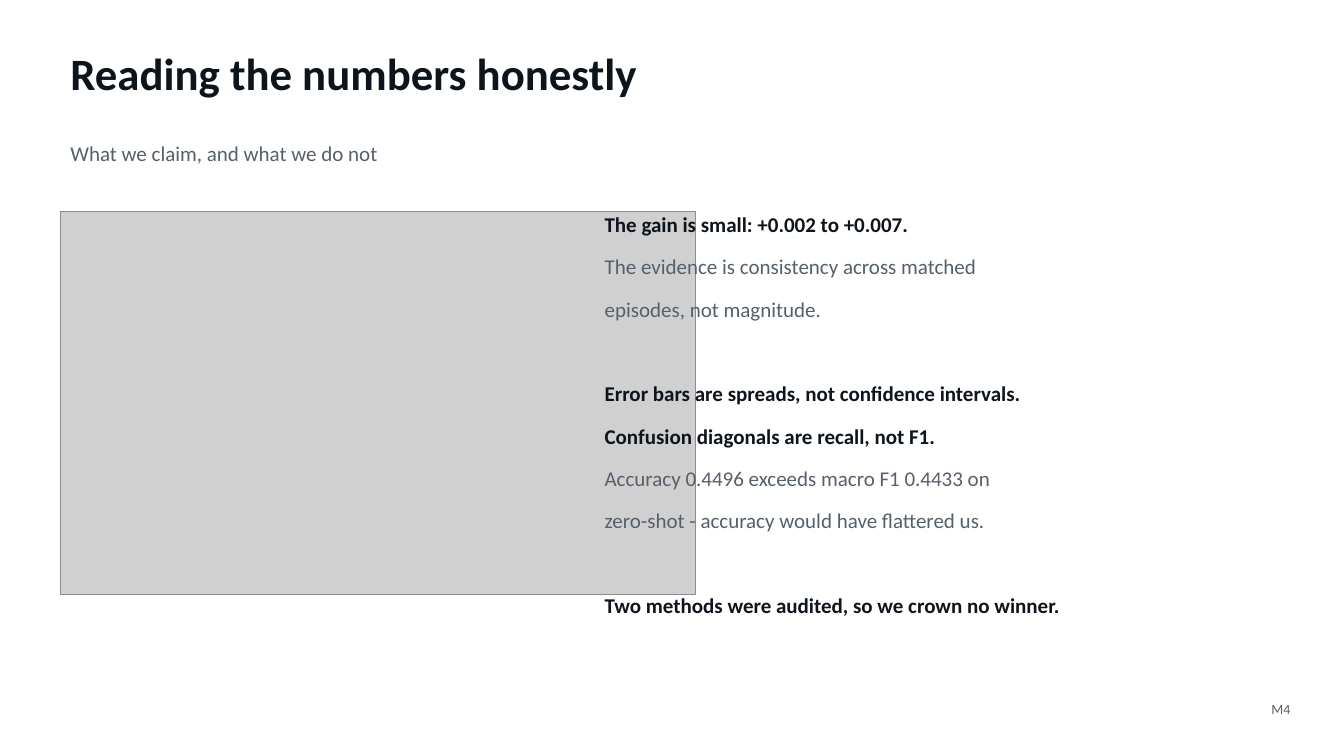
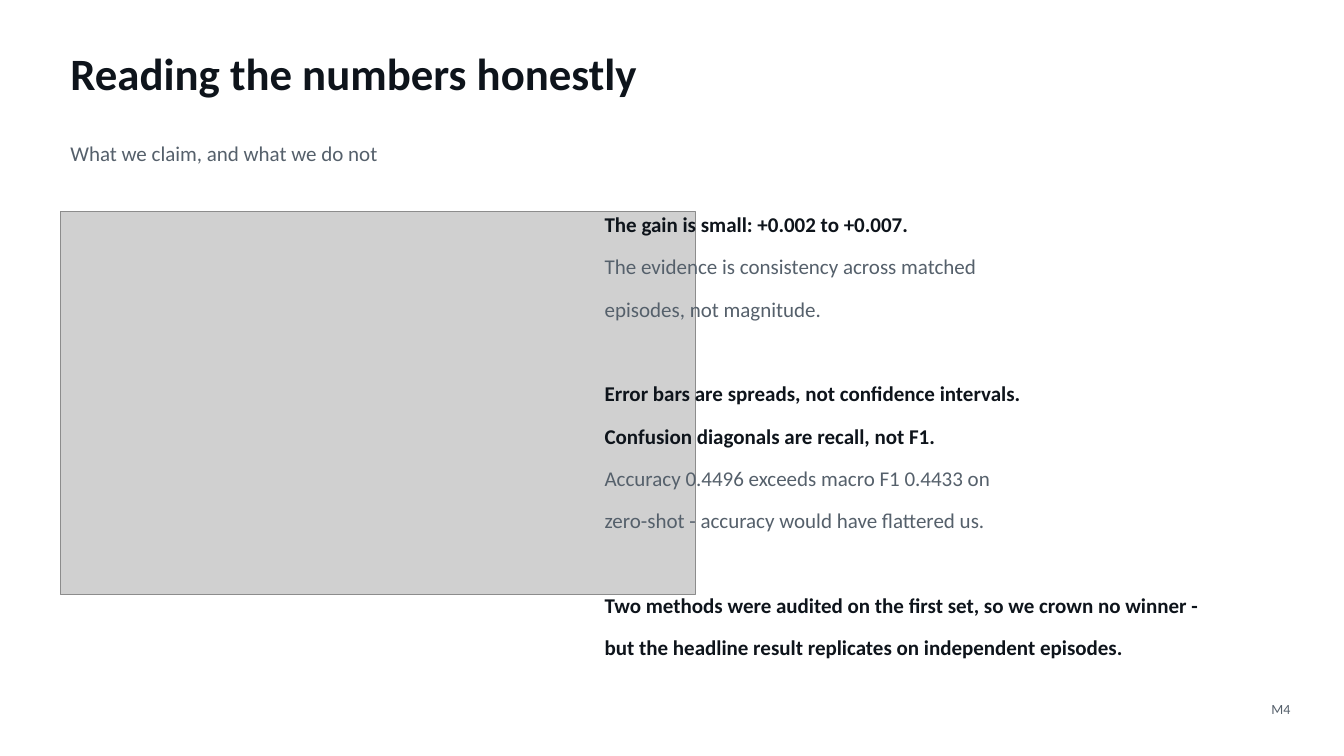
Before and after one commit to jaswin-codes/StatsGeeks, a slide deck: slide 14 of presentation/StatsGeeks_BuildingAge.pptx (slide 12 before the commit). Drawn at 1344x756 pixels with LibreOffice and Linux fonts; fonts in the diff are those of the drawing; grey boxes stand for pictures. Boxes give left, top, right and bottom in pixels: in the first picture for what was removed or moved away, otherwise in the second. Text is boxed around its words. In the diff, an @@ line names an element or a change of style, - is before the commit and + after.

```diff
--- a/presentation/StatsGeeks_BuildingAge.pptx
+++ b/presentation/StatsGeeks_BuildingAge.pptx
@@ text at (605,598,1186,616): text changed @@
-Two methods were audited, so we crown no winner.
+Two methods were audited on the first set, so we crown no winner -
@@ text added at (605,640,1122,659), 15 pt, text #0E141B, bold @@
+but the headline result replicates on independent episodes.
```
Also in this commit, not shown: 1 other slide changed, 2 slides added, 5 other files.
